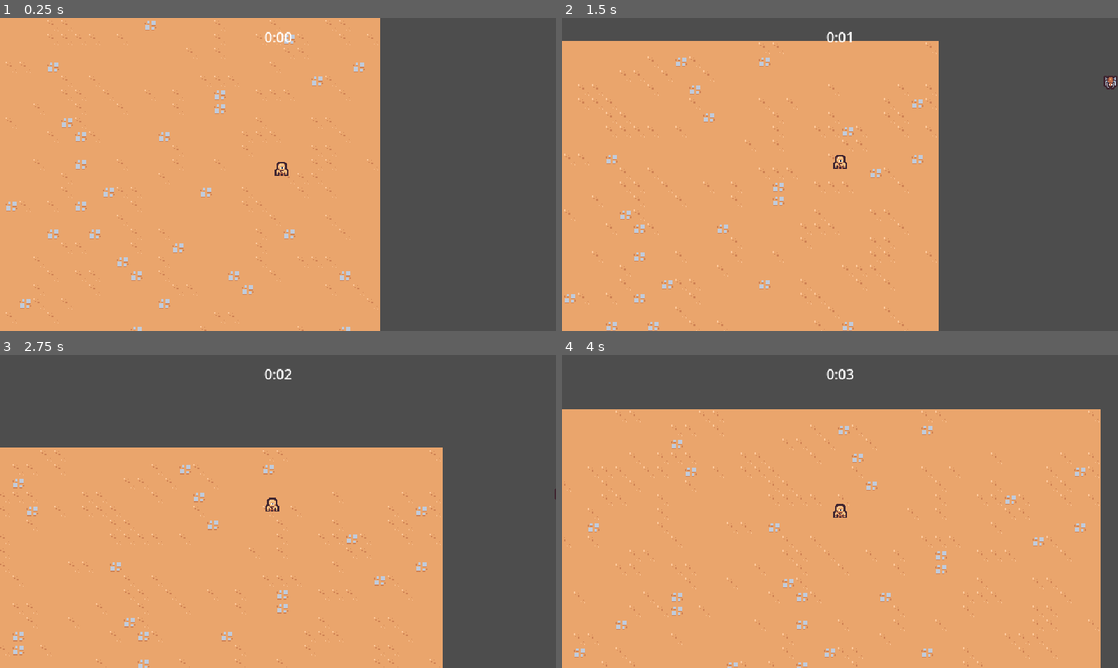
Above: before the commit, frames 1-4 (two rows, left to right).
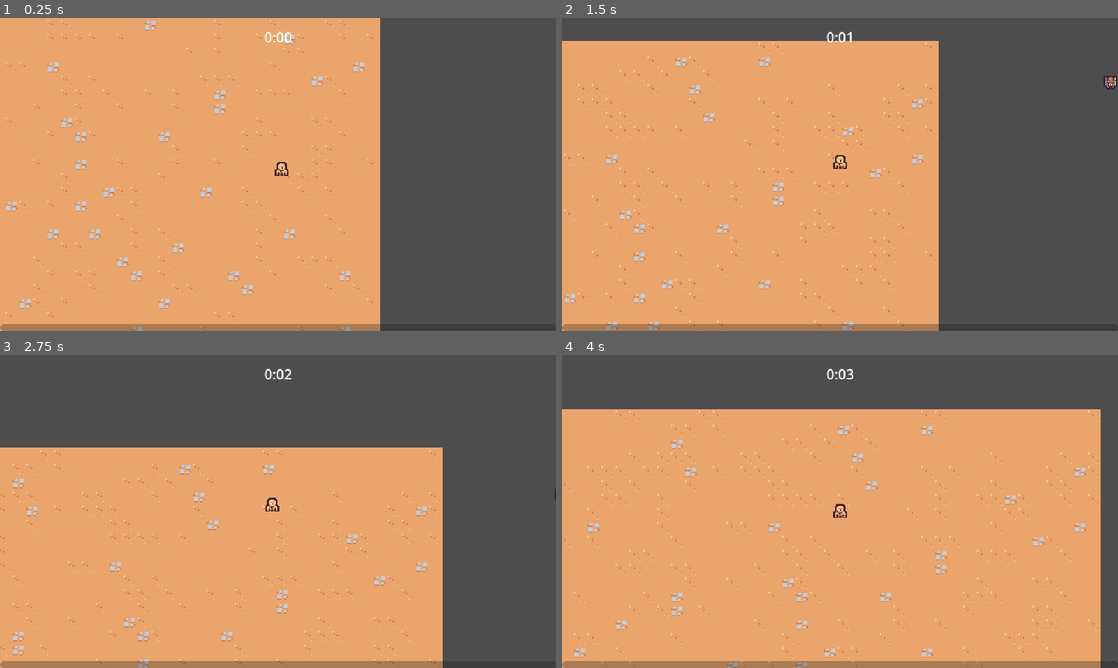
Above: after the commit, the same moments.

Repository: tiannahenrylewis/GodotCrashCourse
Game: Godot game, scene res://Scenes/Main/main.tscn
Two runs of this game, one before a commit and one after it. Both use one fixed random seed, a clock stepped at 60 frames per second and the inputs below.
Inputs:
- Up to frame 1 (0.25 s): no input
- Up to frame 2 (1.5 s): hold W (move_up) from 0.53 s (still down)
- Up to frame 3 (2.75 s): release W (move_up) at 2.03 s; hold Left (move_left) from 2.03 s (still down)
- Up to frame 4 (4 s): release Left (move_left) at 3.53 s; hold S (move_down) from 3.53 s (still down)

The runs differ from the first frame. In frame 1, 1.5% of the frame differs, in the area x 0-69%, y 97-100%; in frame 2, 1.5%; in frame 3, 1.8%; in frame 4, 2.1%, in the area x 0-97%, y 97-100%.

Commit message:
S2: Experience Bar

Diff:
--- a/Scenes/Main/main.tscn
+++ b/Scenes/Main/main.tscn
@@ -1,16 +1,20 @@
-[gd_scene load_steps=8 format=3 uid="uid://ch8dbgbdrree0"]
+[gd_scene load_steps=9 format=3 uid="uid://ch8dbgbdrree0"]
 
 [ext_resource type="TileSet" uid="uid://cw7g38h7bjci8" path="res://Resources/tileset.tres" id="1_7djtr"]
 [ext_resource type="PackedScene" uid="uid://djrod1rir3pel" path="res://Scenes/GameObject/Player/player.tscn" id="1_l5qke"]
 [ext_resource type="PackedScene" uid="uid://dxohwi2uupdro" path="res://Scenes/Manager/arena_time_manager.tscn" id="1_rkfyl"]
 [ext_resource type="PackedScene" path="res://Scenes/GameObject/Camera/camera.tscn" id="1_y5yak"]
 [ext_resource type="PackedScene" uid="uid://dxttsdo1u71cc" path="res://Scenes/UI/arena_time_ui.tscn" id="2_0m5sf"]
-[ext_resource type="PackedScene" path="res://Scenes/Manager/enemy_manager.tscn" id="2_tekes"]
+[ext_resource type="PackedScene" uid="uid://cq5rkr3w40a40" path="res://Scenes/UI/experience_bar.tscn" id="2_jdi5u"]
+[ext_resource type="PackedScene" uid="uid://dxys1bv6sp4dg" path="res://Scenes/Manager/enemy_manager.tscn" id="2_tekes"]
 [ext_resource type="PackedScene" uid="uid://bm3q6g2mnysbp" path="res://Scenes/Manager/experience_manager.tscn" id="3_cstvr"]
 
 [node name="Main" type="Node2D"]
 
 [node name="ArenaTimeManager" parent="." instance=ExtResource("1_rkfyl")]
+
+[node name="ExperienceBar" parent="." node_paths=PackedStringArray("experience_manager") instance=ExtResource("2_jdi5u")]
+experience_manager = NodePath("../ExperienceManager")
 
 [node name="EnemyManager" parent="." instance=ExtResource("2_tekes")]
 
--- a/Scenes/Manager/enemy_manager.tscn
+++ b/Scenes/Manager/enemy_manager.tscn
@@ -1,7 +1,7 @@
-[gd_scene load_steps=3 format=3]
+[gd_scene load_steps=3 format=3 uid="uid://dxys1bv6sp4dg"]
 
 [ext_resource type="Script" path="res://Scenes/Manager/enemy_manager.gd" id="1_ynls1"]
-[ext_resource type="PackedScene" path="res://Scenes/GameObject/BasicEnemy/basic_enemy.tscn" id="2_455i2"]
+[ext_resource type="PackedScene" uid="uid://ciiskoocl5t8s" path="res://Scenes/GameObject/BasicEnemy/basic_enemy.tscn" id="2_455i2"]
 
 [node name="EnemyManager" type="Node"]
 script = ExtResource("1_ynls1")
--- a/Scenes/Manager/experience_manager.gd
+++ b/Scenes/Manager/experience_manager.gd
@@ -1,6 +1,12 @@
 extends Node
 
+const TARGET_EXPERIENCE_GROWTH = 5
+
+signal experience_updated(current_experience: float, target_experience: float)
+
 var current_experience = 0
+var current_level = 1
+var target_experience = 5
 
 
 func _ready():
@@ -8,8 +14,13 @@
 
 
 func increment_experience(number: float):
-	current_experience += number
-	print(current_experience)
+	current_experience = min(current_experience + number, target_experience)
+	experience_updated.emit(current_experience, target_experience)
+	if current_experience == target_experience:
+		current_level += 1
+		target_experience += TARGET_EXPERIENCE_GROWTH
+		current_experience = 0
+		experience_updated.emit(current_experience, target_experience)
 
 
 func on_experience_vial_collected(number: float):
--- /dev/null
+++ b/Scenes/UI/experience_bar.gd
@@ -0,0 +1,16 @@
+extends CanvasLayer
+
+@export var experience_manager: Node
+@onready var progress_bar = %ProgressBar
+
+func _ready():
+	progress_bar.value = 0
+	experience_manager.experience_updated.connect(on_experience_updated)
+
+
+func on_experience_updated(current_experience: float, target_experience: float):
+	if target_experience == 0:
+		return
+
+	var percent = current_experience / target_experience
+	progress_bar.value = percent
--- /dev/null
+++ b/Scenes/UI/experience_bar.tscn
@@ -0,0 +1,24 @@
+[gd_scene load_steps=2 format=3 uid="uid://cq5rkr3w40a40"]
+
+[ext_resource type="Script" path="res://Scenes/UI/experience_bar.gd" id="1_6tn6b"]
+
+[node name="ExperienceBar" type="CanvasLayer"]
+script = ExtResource("1_6tn6b")
+
+[node name="MarginContainer" type="MarginContainer" parent="."]
+anchors_preset = 15
+anchor_right = 1.0
+anchor_bottom = 1.0
+grow_horizontal = 2
+grow_vertical = 2
+mouse_filter = 2
+
+[node name="ProgressBar" type="ProgressBar" parent="MarginContainer"]
+unique_name_in_owner = true
+custom_minimum_size = Vector2(2.08165e-12, 8)
+layout_mode = 2
+size_flags_vertical = 8
+mouse_filter = 2
+max_value = 1.0
+value = 0.5
+show_percentage = false
